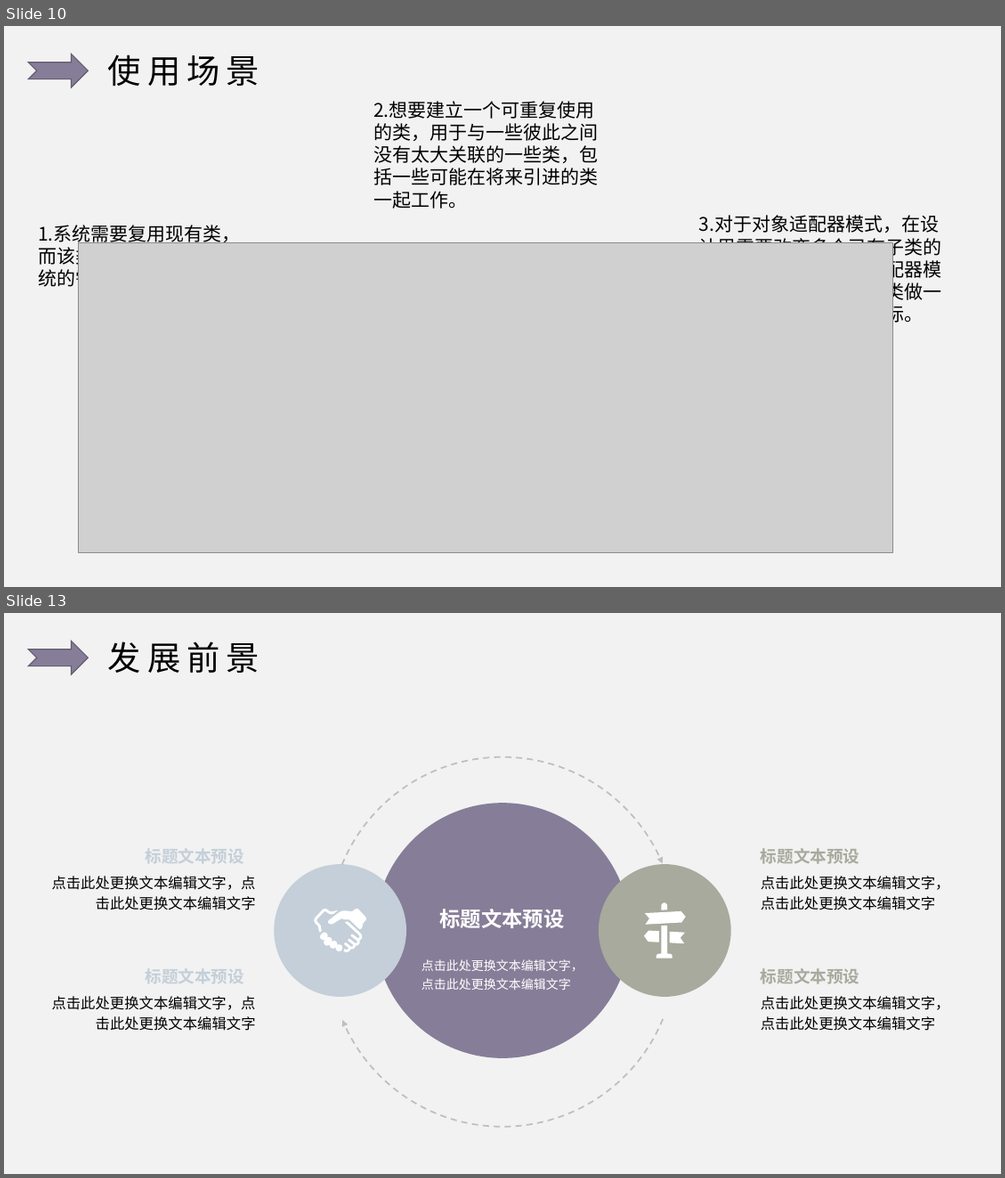
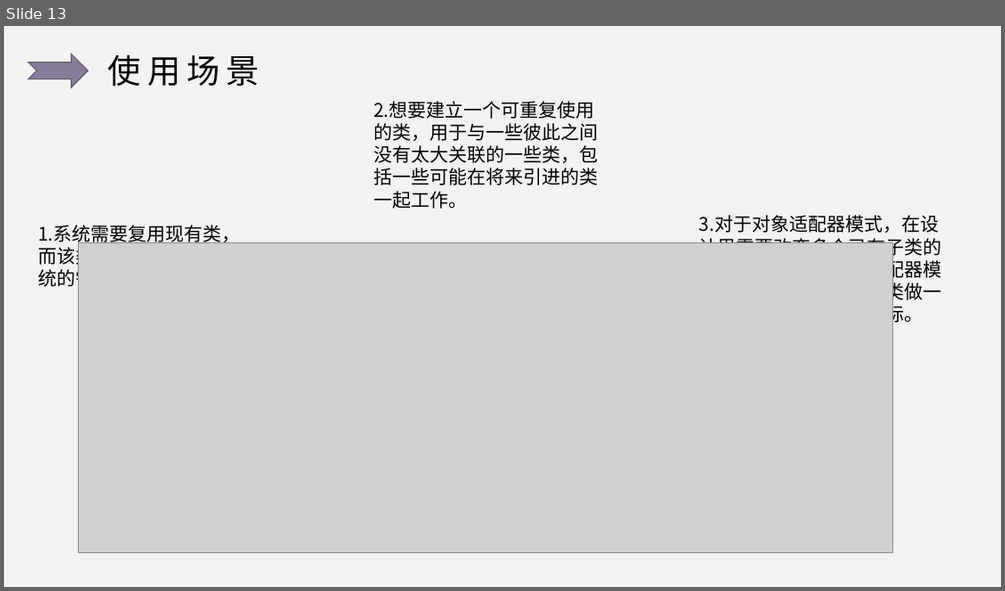
Before and after one commit to ulquiola/Adapter, a slide deck: 适配器模式.pptx. Shown one above the other, each under a label of ours: slides 10 and 13 before the commit, slide 13 after it; the slides between them are not shown. The pictures are 1005x1178 and 1005x591 pixels, drawn with LibreOffice and Linux fonts; fonts in the diff are those of the drawing; grey boxes stand for pictures. Boxes give left, top, right and bottom in pixels: in the first picture for what was removed or moved away, otherwise in the second. Text is boxed around its words. In the diff, an @@ line names an element or a change of style, - is before the commit and + after.

```diff
--- a/适配器模式.pptx
+++ b/适配器模式.pptx
@@ slide 13 removed at [4,613,1001,1174], background #F2F2F2 @@
@@ notched right arrow removed at [29,641,89,674] @@
@@ text removed at [108,641,259,673] @@
-发展前景
@@ group removed at [52,757,950,1127]: 9 texts, 3 ellipses, 2 arc (boxed as its full ellipse)s, 2 freeform shapes @@
-点击此处更换文本编辑文字，点击此处更换文本编辑文字
-标题文本预设
-标题文本预设
-点击此处更换文本编辑文字，点击此处更换文本编辑文字
-标题文本预设
-点击此处更换文本编辑文字，点击此处更换文本编辑文字
-标题文本预设
-点击此处更换文本编辑文字，点击此处更换文本编辑文字
-标题文本预设
-点击此处更换文本编辑文字，点击此处更换文本编辑文字
@@ what was slide 10 is now slide 13 @@
```
Also in this commit, not shown: 2 slides changed, 5 slides added, 6 other slides removed.
